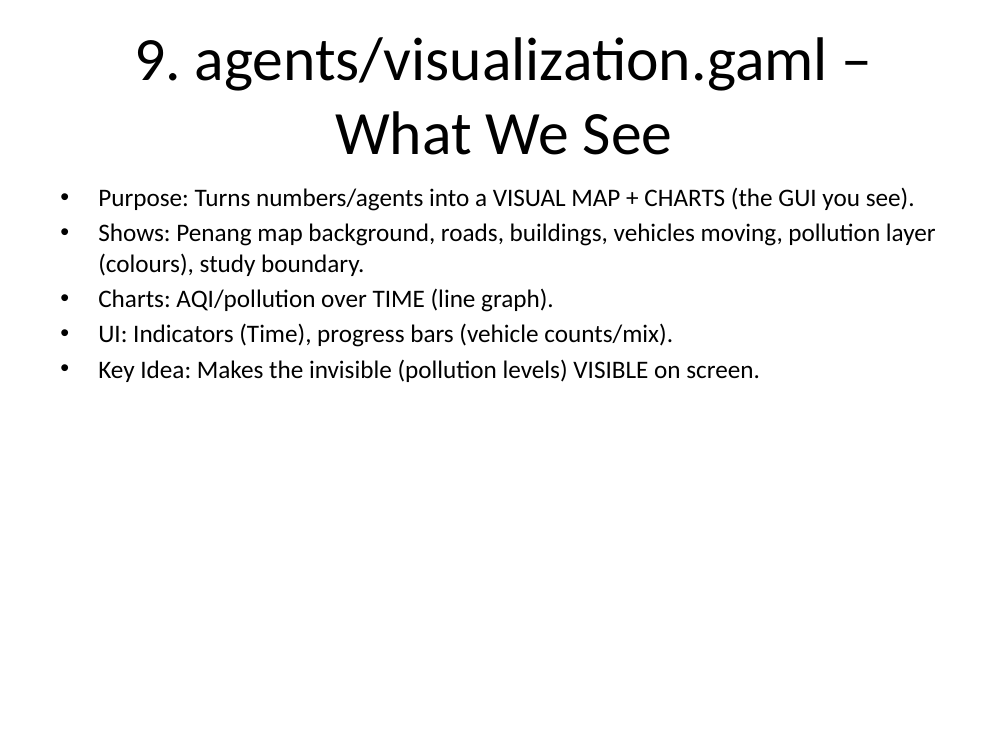
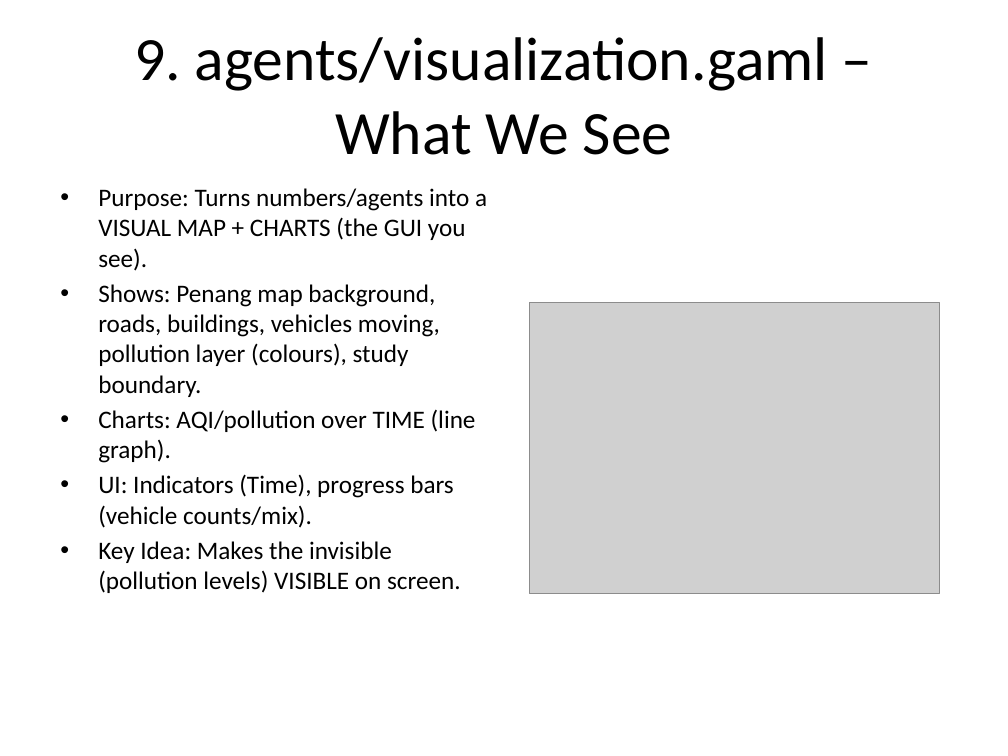
Before and after one commit to hqnghi88/PenangAir, a slide deck: slide 27 of PenangAir_Tutorial_NonProgrammer_Fixed.pptx (slide 23 before the commit). Drawn at 1008x756 pixels with LibreOffice and Linux fonts; fonts in the diff are those of the drawing; grey boxes stand for pictures. Boxes give left, top, right and bottom in pixels: in the first picture for what was removed or moved away, otherwise in the second. Text is boxed around its words. In the diff, an @@ line names an element or a change of style, - is before the commit and + after.

Commit message:
Refactor traffic and pollution models; update emission scaling and fleet size for improved simulation accuracy

```diff
--- a/PenangAir_Tutorial_NonProgrammer_Fixed.pptx
+++ b/PenangAir_Tutorial_NonProgrammer_Fixed.pptx
@@ text "Purpose: Turns numbers/agents into a ..." rewrapped from box(98, 188, 936, 382) to box(98, 188, 487, 593) @@
@@ picture added at box(529, 302, 939, 594) @@
```
Also in this commit, not shown: 21 other slides changed, 1 slide added, 3 slides removed, 4 other files.
